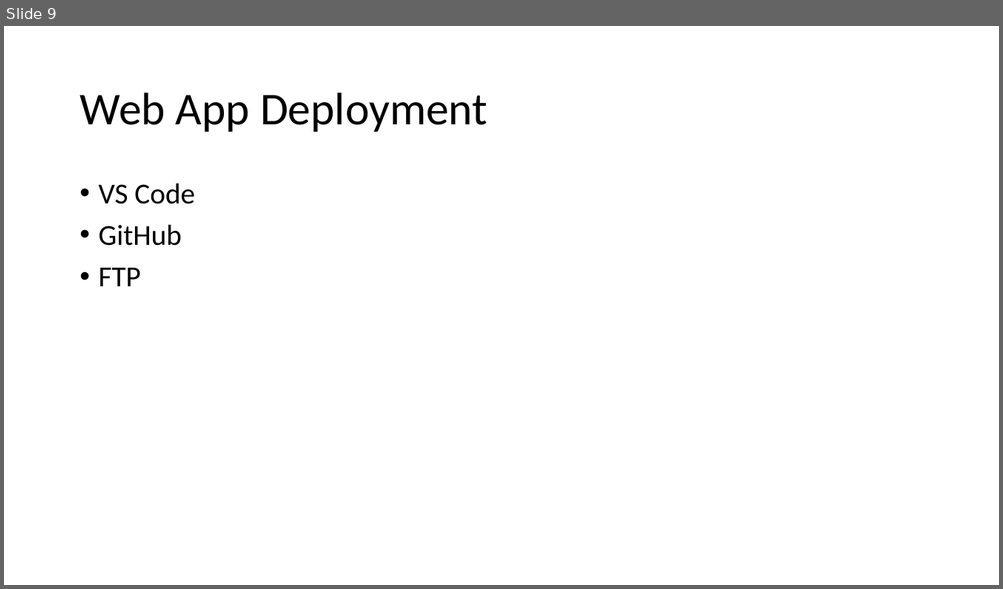
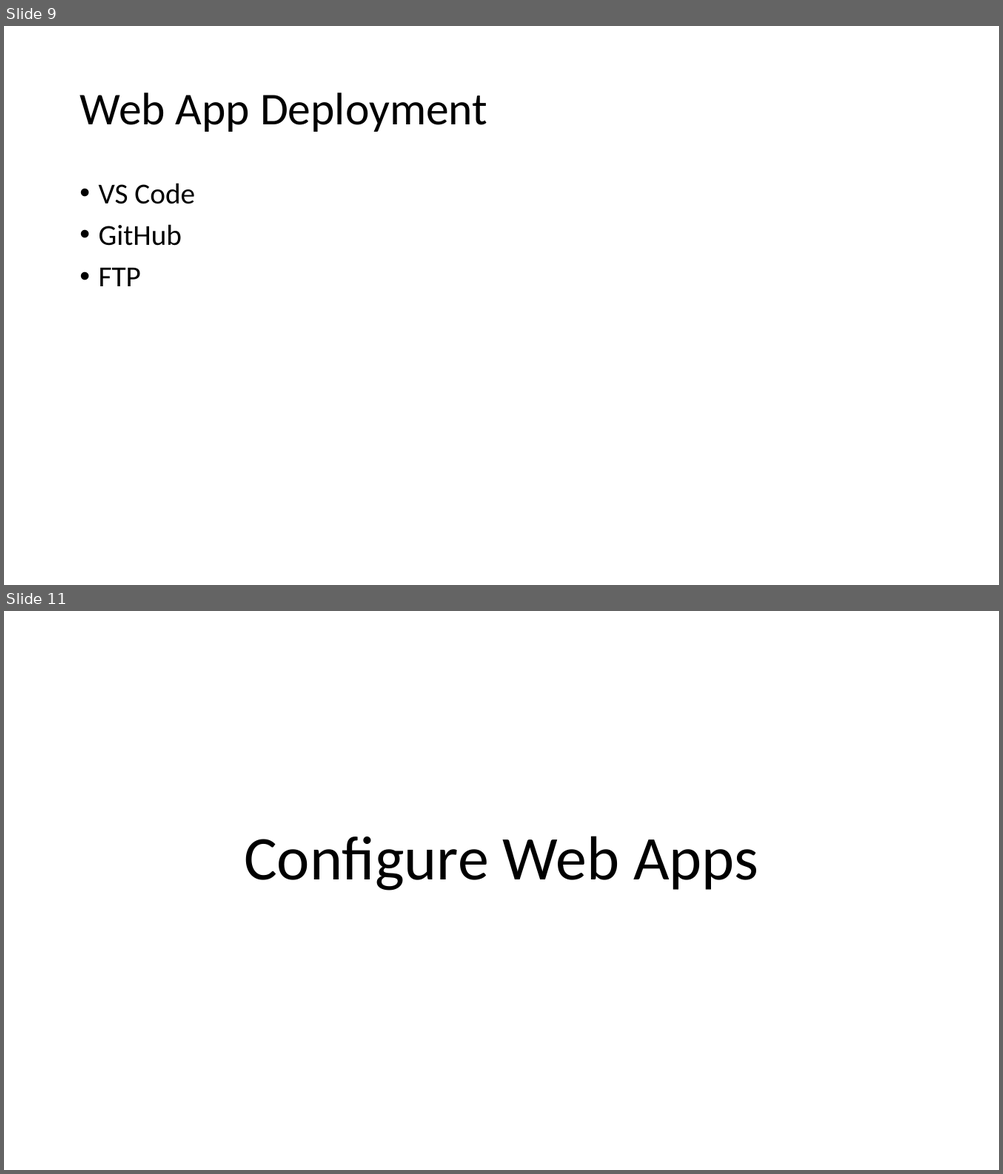
Before and after one commit to aswini-roy/Az104-D, a slide deck: Design and Implement Azure App Service Apps.pptx. Shown one above the other, each under a label of ours: slide 9 before the commit, slides 9 and 11 after it; the slides between them are not shown. The pictures are 1003x589 and 1003x1174 pixels, drawn with LibreOffice and Linux fonts; fonts in the diff are those of the drawing. Boxes give left, top, right and bottom in pixels: in the first picture for what was removed or moved away, otherwise in the second. Text is boxed around its words. In the diff, an @@ line names an element or a change of style, - is before the commit and + after.

```diff
--- a/Design and Implement Azure App Service Apps.pptx
+++ b/Design and Implement Azure App Service Apps.pptx
@@ slide 11 added at bbox=[4, 611, 999, 1170], background #FFFFFF @@
@@ title added at bbox=[244, 836, 758, 891], 60 pt, text #000000 @@
+Configure Web Apps
```
Also in this commit, not shown: 1 slide changed, 4 other slides added.
